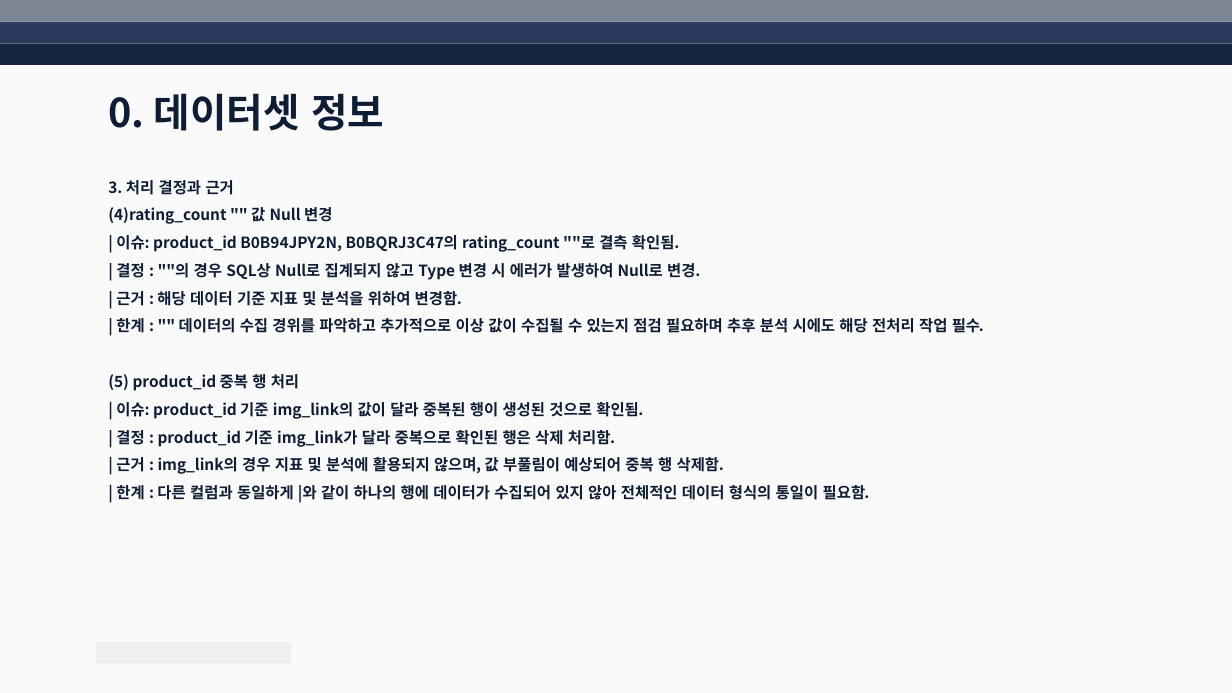
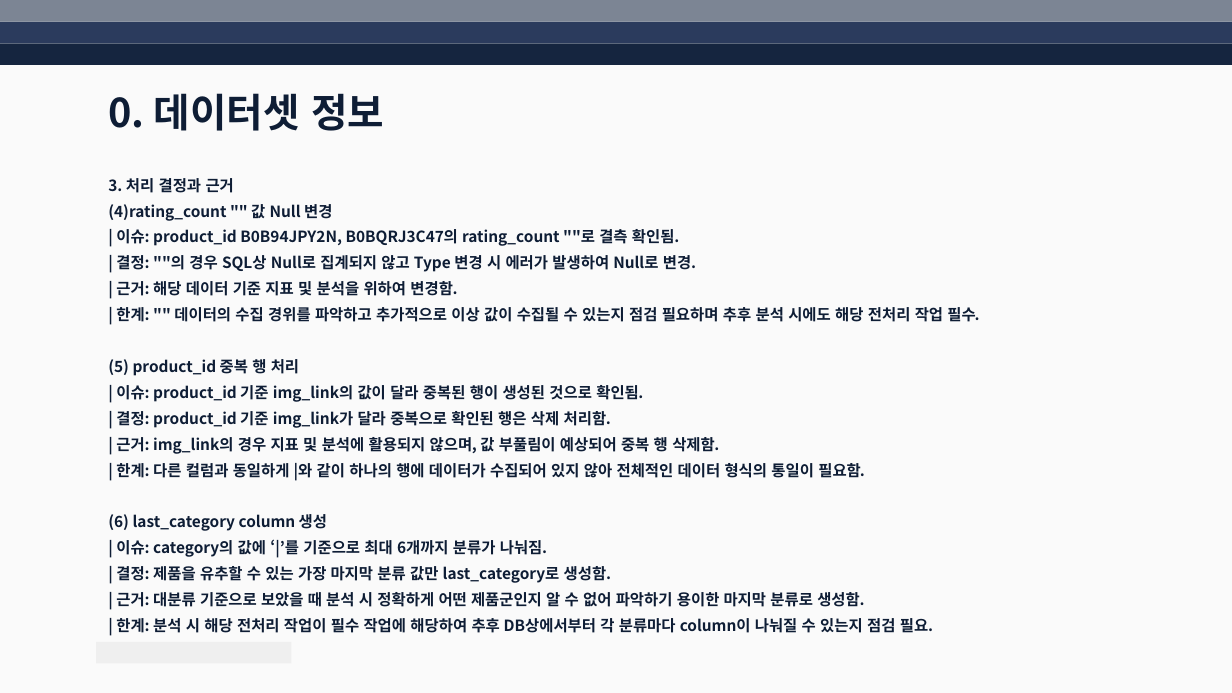
Before and after one commit to Sicheol-Pyo/ai-data-bootcamp, a slide deck: slide 6 of D031_SQL_Report/D031_SQL_Report(표시철).pptx. Drawn at 1232x693 pixels with LibreOffice and Linux fonts; fonts in the diff are those of the drawing. Boxes give left, top, right and bottom in pixels: in the first picture for what was removed or moved away, otherwise in the second. Text is boxed around its words. In the diff, an @@ line names an element or a change of style, - is before the commit and + after.

```diff
--- a/D031_SQL_Report/D031_SQL_Report(표시철).pptx
+++ b/D031_SQL_Report/D031_SQL_Report(표시철).pptx
@@ text at (x1=108, y1=178, x2=679, y2=402): line spacing 1.5 to 1.4 @@
@@ text at (x1=116, y1=255, x2=979, y2=322): text changed @@
-| 결정 : ""의 경우 SQL상 Null로 집계되지 않고 Type 변경 시 에러가 발생하여 Null로 변경.
-| 근거 : 해당 데이터 기준 지표 및 분석을 위하여 변경함.
-| 한계 : "" 데이터의 수집 경위를 파악하고 추가적으로 이상 값이 수집될 수 있는지 점검 필요하며 추후 분석 시에도 해당 전처리 작업 필수.
+| 결정: ""의 경우 SQL상 Null로 집계되지 않고 Type 변경 시 에러가 발생하여 Null로 변경.
+| 근거: 해당 데이터 기준 지표 및 분석을 위하여 변경함.
+| 한계: "" 데이터의 수집 경위를 파악하고 추가적으로 이상 값이 수집될 수 있는지 점검 필요하며 추후 분석 시에도 해당 전처리 작업 필수.
@@ text at (x1=108, y1=411, x2=933, y2=633): text changed @@
-| 결정 : product_id 기준 img_link가 달라 중복으로 확인된 행은 삭제 처리함.
-| 근거 : img_link의 경우 지표 및 분석에 활용되지 않으며, 값 부풀림이 예상되어 중복 행 삭제함.
-| 한계 : 다른 컬럼과 동일하게 |와 같이 하나의 행에 데이터가 수집되어 있지 않아 전체적인 데이터 형식의 통일이 필요함.
+| 결정: product_id 기준 img_link가 달라 중복으로 확인된 행은 삭제 처리함.
+| 근거: img_link의 경우 지표 및 분석에 활용되지 않으며, 값 부풀림이 예상되어 중복 행 삭제함.
+| 한계: 다른 컬럼과 동일하게 |와 같이 하나의 행에 데이터가 수집되어 있지 않아 전체적인 데이터 형식의 통일이 필요함.
+(6) last_category column 생성
+| 이슈: category의 값에 ‘|’를 기준으로 최대 6개까지 분류가 나눠짐.
+| 결정: 제품을 유추할 수 있는 가장 마지막 분류 값만 last_category로 생성함.
+| 근거: 대분류 기준으로 보았을 때 분석 시 정확하게 어떤 제품군인지 알 수 없어 파악하기 용이한 마지막 분류로 생성함.
+| 한계: 분석 시 해당 전처리 작업이 필수 작업에 해당하여 추후 DB상에서부터 각 분류마다 column이 나눠질 수 있는지 점검 필요.
```
Also in this commit, not shown: 7 other slides changed, 1 slide added, 3 other files.
